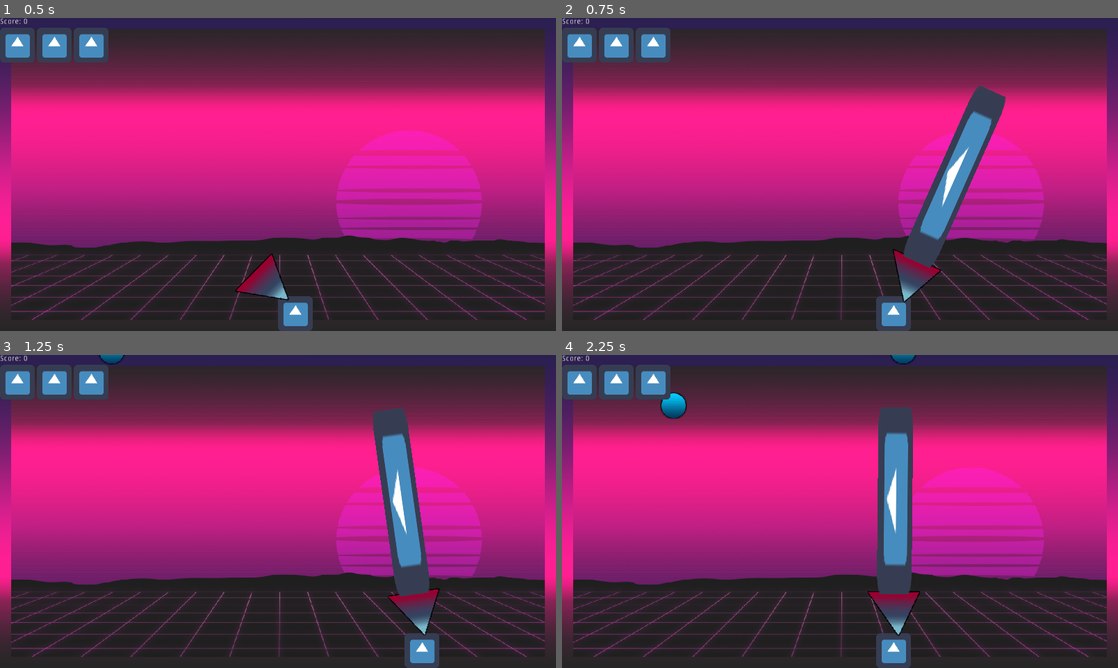
Above: before the commit, frames 1-4 (two rows, left to right).
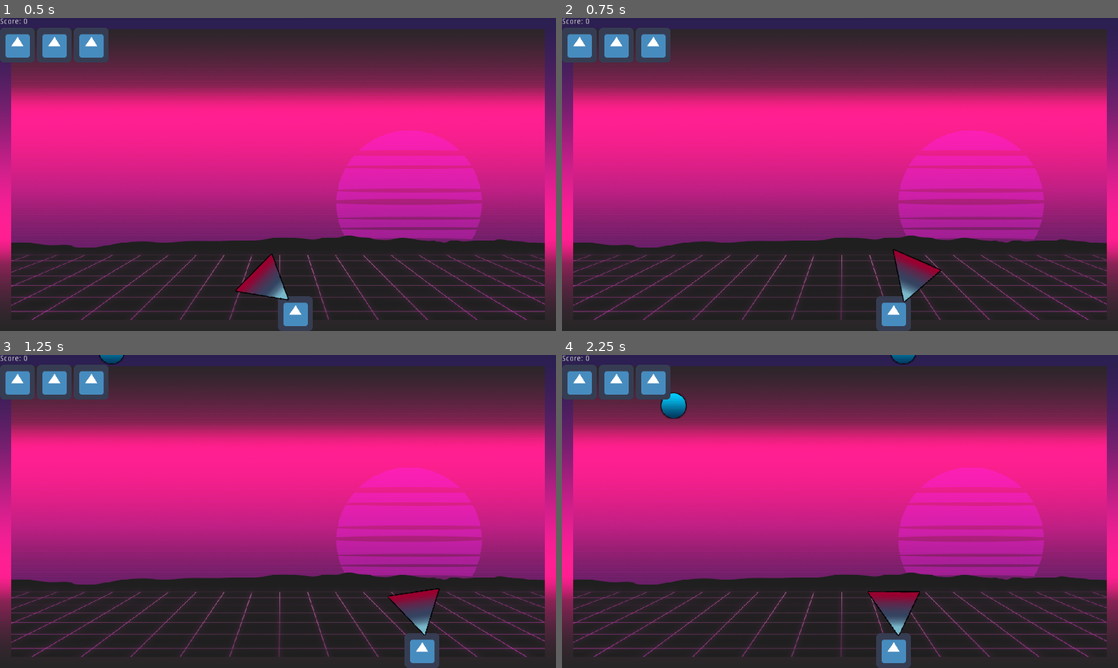
Above: after the commit, the same moments.

Repository: Koumarin/vacuum
Game: Godot game, scene res://scn/main.tscn
Two runs of this game, one before a commit and one after it. Both use one fixed random seed, a clock stepped at 60 frames per second and the inputs below. The engine's default icon, where the game draws it, is replaced by a stand-in: a white triangle on a blue panel in a dark square.
Inputs (mouse positions are in pixels of both pictures, inside the frame that each line leads up to):
- Up to frame 1 (0.5 s): no input
- Up to frame 2 (0.75 s): tap Enter at 0.5 s; move the mouse to (962, 158) at 0.52 s; press the mouse at (962, 158) at 0.53 s; hold D (move-right) from 0.53 s (still down)
- Up to frame 3 (1.25 s): keep holding D (move-right)
- Up to frame 4 (2.25 s): move the mouse to (728, 527) at 1.27 s; release D (move-right) at 1.28 s; release the mouse at (728, 527) at 1.28 s; hold A (move-left) 1.28-2.03 s; click (728, 527) at 1.35 s; move the mouse to (895, 442) at 2.02 s; press the mouse at (895, 442) at 2.03 s; hold D (move-right) from 2.03 s (still down)

Frame 1 is identical in both runs. In frame 2, 3.7% of the frame differs, in the area x 61-80%, y 21-80%; in frame 3, 3.7%; in frame 4, 3.7%, in the area x 56-64%, y 16-77%.

Commit message:
remove suction sprite

Diff:
--- a/scn/main.tscn
+++ b/scn/main.tscn
@@ -64,11 +64,9 @@
 	if event.is_action_pressed('activate'):
 		monitoring              = true
 		suction_area.monitoring = true
-		suction_sprite.visible  = true
 	elif event.is_action_released('activate'):
 		monitoring              = false
 		suction_area.monitoring = false
-		suction_sprite.visible  = false
 "
 
 [sub_resource type="RectangleShape2D" id=3]
